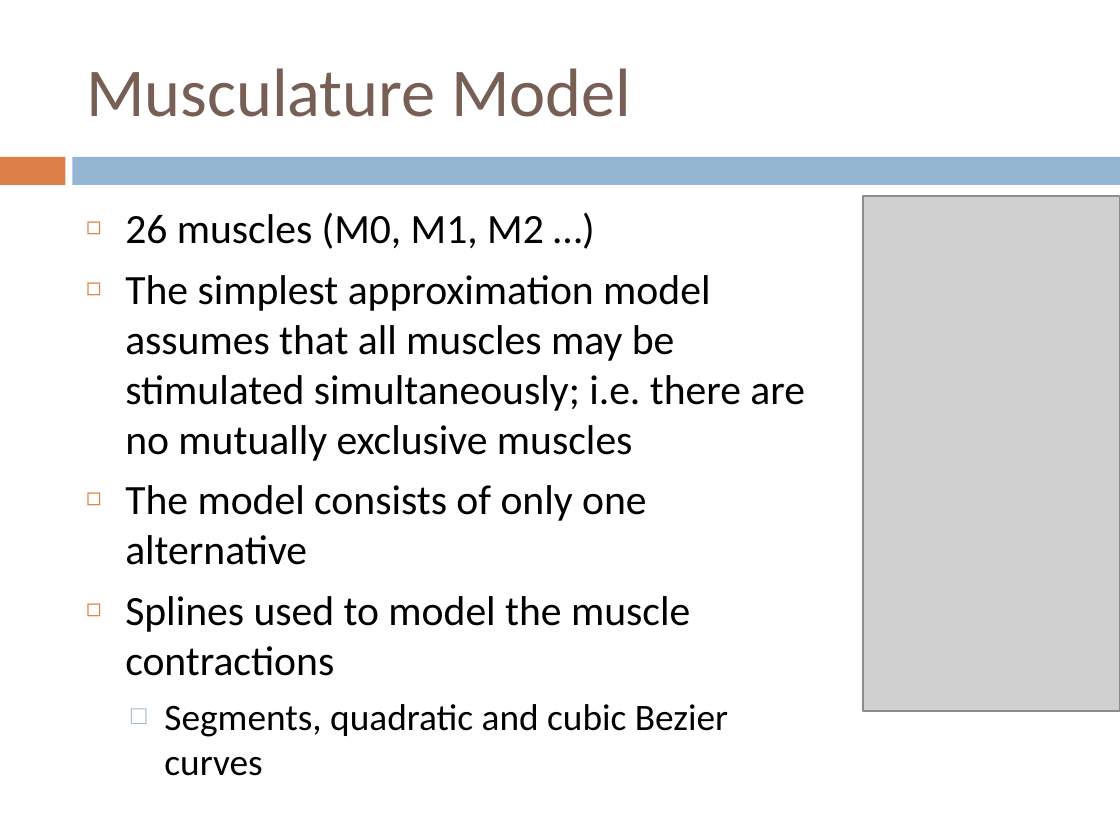
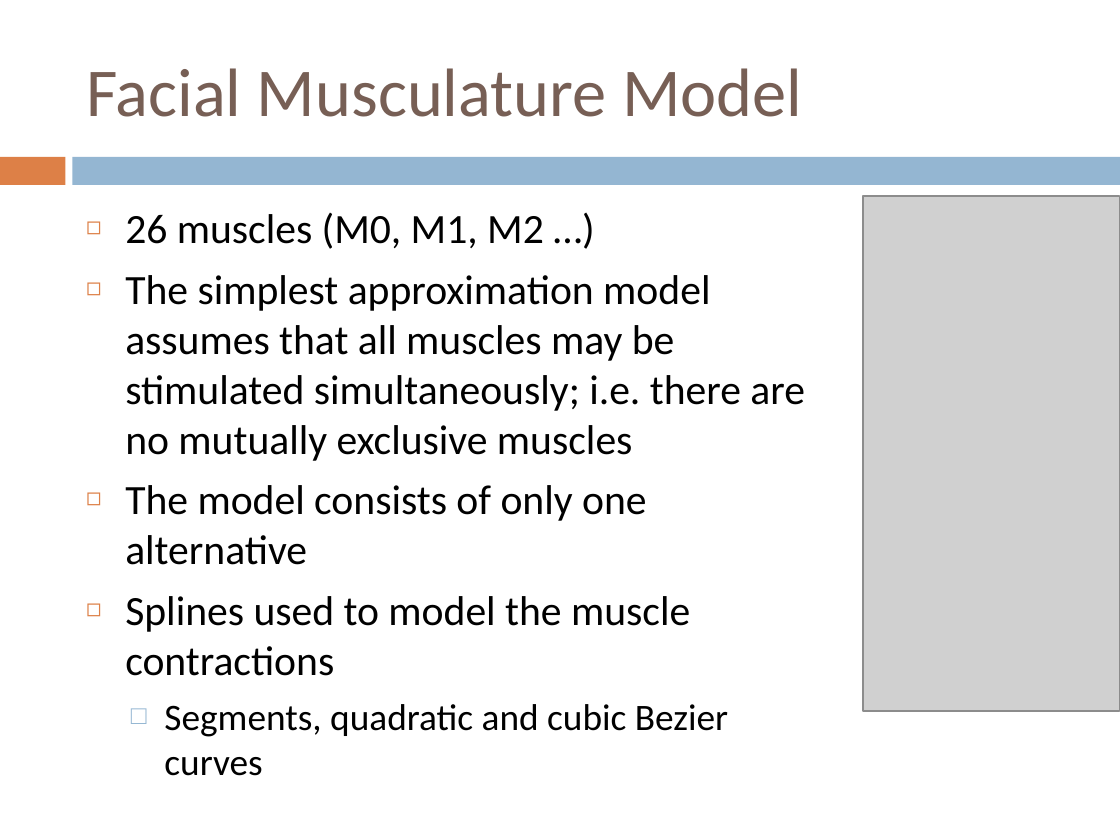
Before and after one commit to zslajchrt/morpheus, a slide deck: slide 13 of src/main/doc/papers/sdot2015.pptx. Drawn at 1120x840 pixels with LibreOffice and Linux fonts; fonts in the diff are those of the drawing; grey boxes stand for pictures. Boxes give left, top, right and bottom in pixels: in the first picture for what was removed or moved away, otherwise in the second. Text is boxed around its words. In the diff, an @@ line names an element or a change of style, - is before the commit and + after.

```diff
--- a/src/main/doc/papers/sdot2015.pptx
+++ b/src/main/doc/papers/sdot2015.pptx
@@ title at bbox=[86, 68, 802, 117]: text changed @@
-Musculature Model
+Facial Musculature Model
```
Also in this commit, not shown: 6 other slides changed, 3 slides added.
